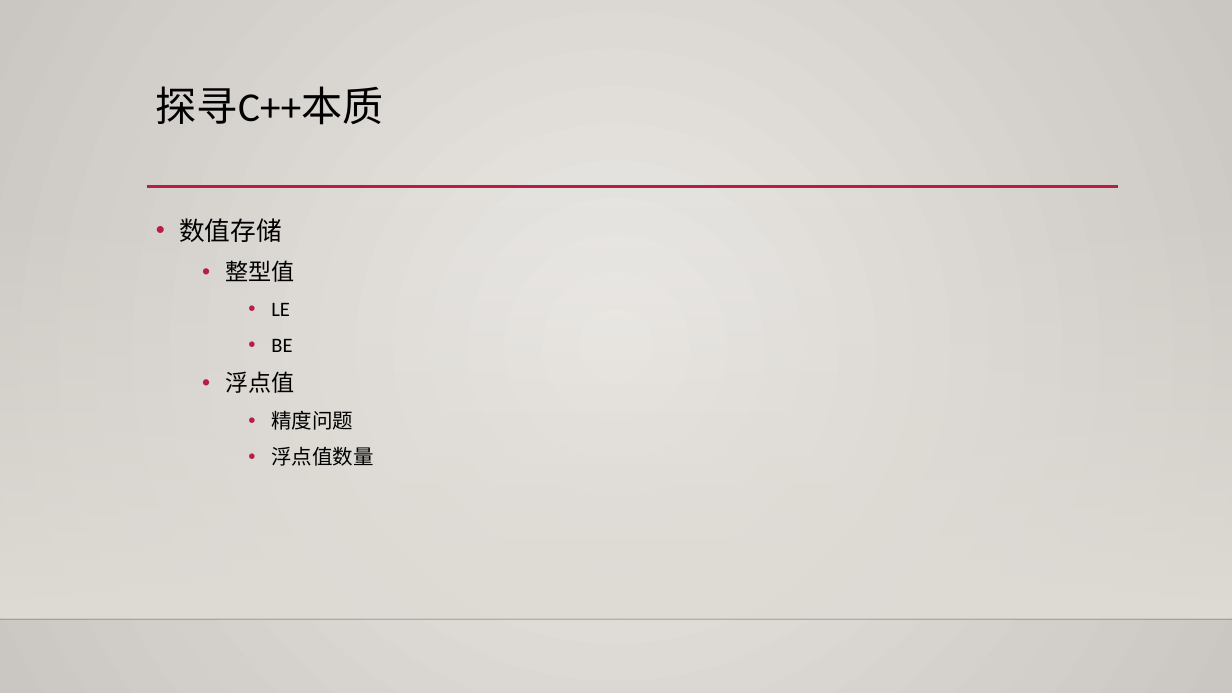
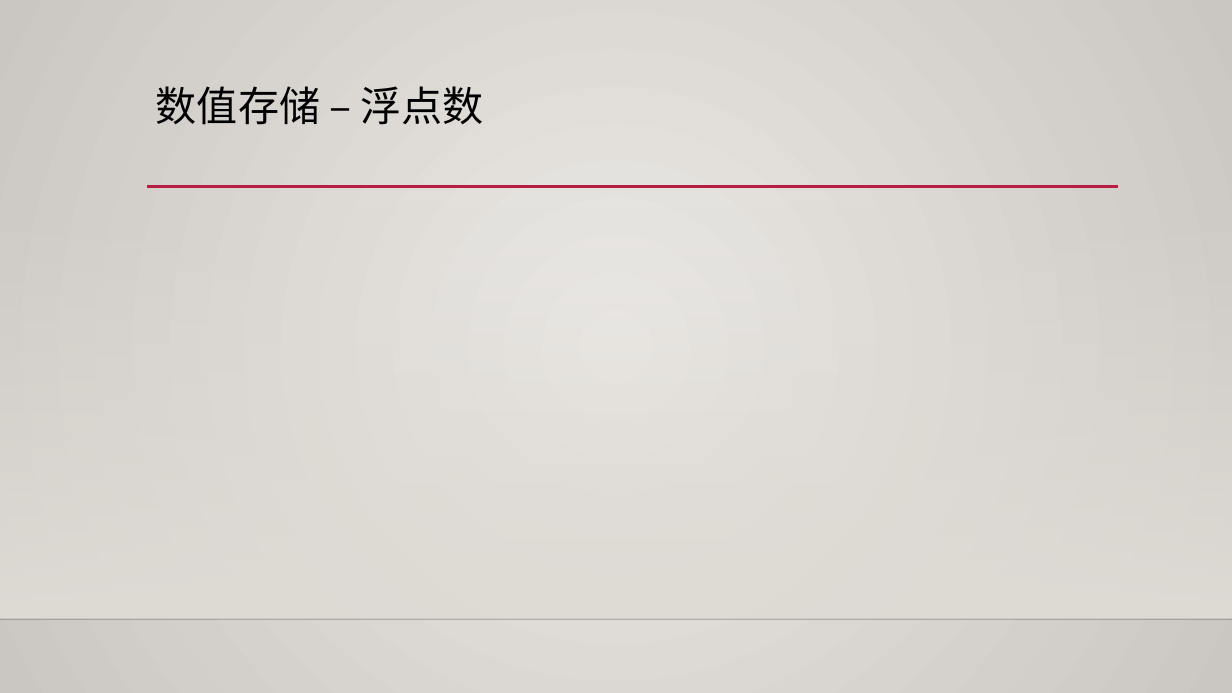
Before and after one commit to albertclass/Lessons, a slide deck: slide 8 of advance c++/courseware.pptx (slide 3 before the commit). Drawn at 1232x693 pixels with LibreOffice and Linux fonts; fonts in the diff are those of the drawing; background and template pictures are left out. Boxes give left, top, right and bottom in pixels: in the first picture for what was removed or moved away, otherwise in the second. Text is boxed around its words. In the diff, an @@ line names an element or a change of style, - is before the commit and + after.

```diff
--- a/advance c++/courseware.pptx
+++ b/advance c++/courseware.pptx
@@ title at bbox=[156, 86, 484, 125]: text changed @@
-探寻C++本质
+数值存储 – 浮点数
@@ text removed at bbox=[179, 218, 373, 466] @@
-• 数值存储
-  • 整型值
-    • LE
-    • BE
-  • 浮点值
-    • 精度问题
-    • 浮点值数量
```
Also in this commit, not shown: 1 other slide changed, 5 slides added, 6 other files.
